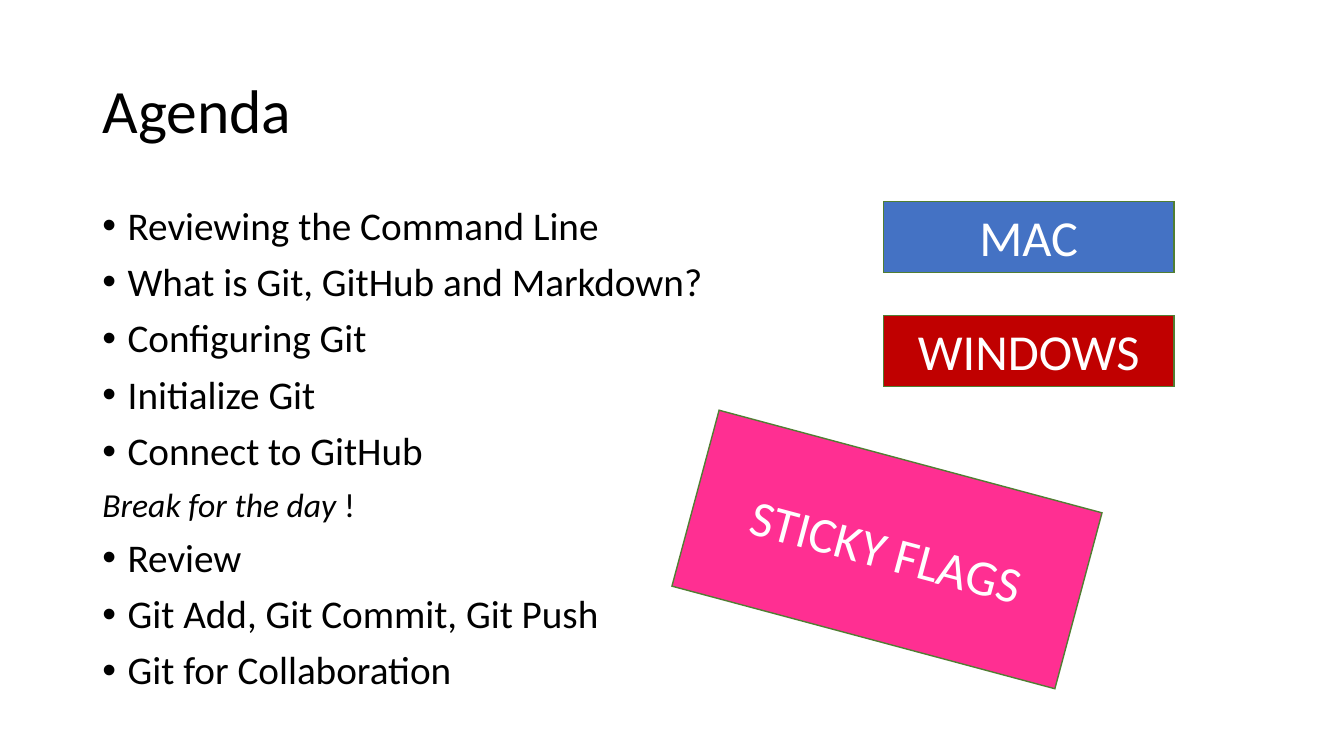
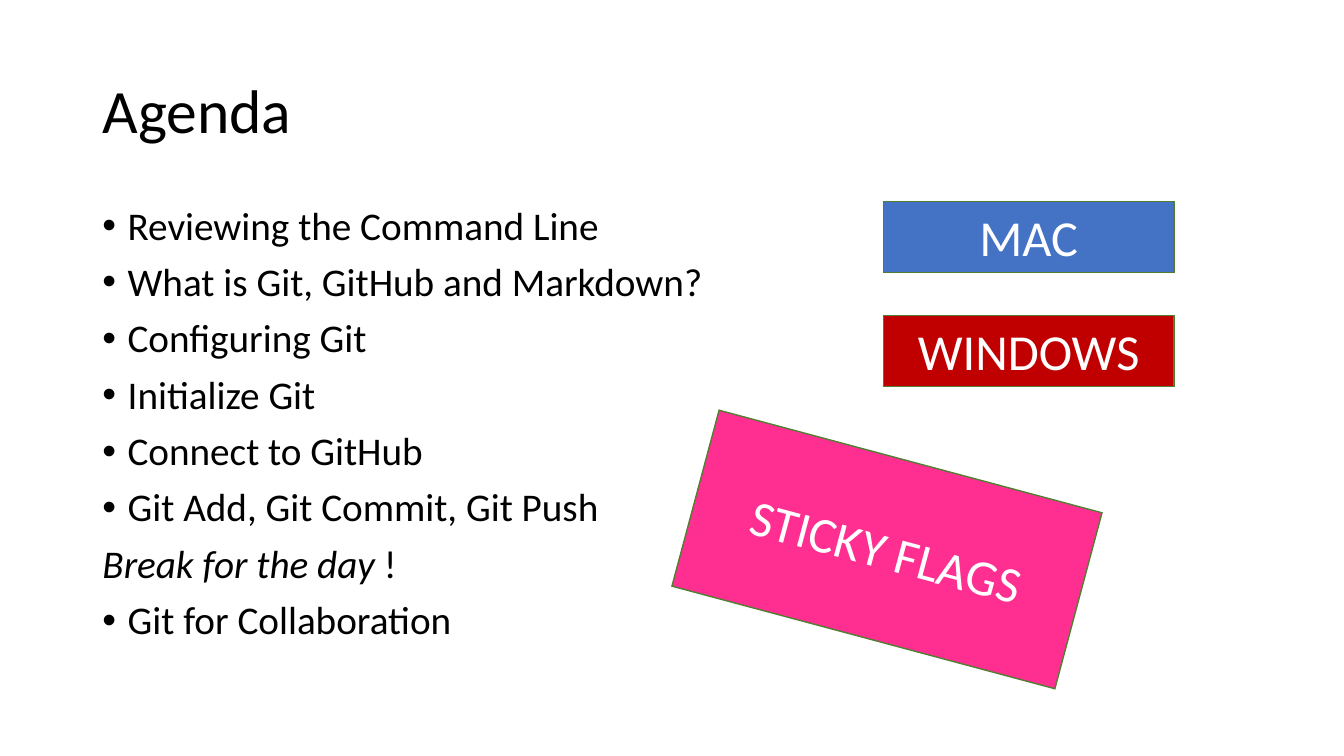
Before and after one commit to jojokarlin/Git_DRI_Jan_2017, a slide deck: slide 3 of GitPres.pptx. Drawn at 1344x756 pixels with LibreOffice and Linux fonts; fonts in the diff are those of the drawing. Boxes give left, top, right and bottom in pixels: in the first picture for what was removed or moved away, otherwise in the second. Text is boxed around its words. In the diff, an @@ line names an element or a change of style, - is before the commit and + after.

Commit message:
added a git pptx from a past workshop

```diff
--- a/GitPres.pptx
+++ b/GitPres.pptx
@@ text at (128,493,599,526): paragraph added @@
+• Git Add, Git Commit, Git Push
@@ text at (102,550,375,585): size 24 to 28 pt in "Break for the day !" @@
@@ text at (128,545,599,633): paragraphs removed @@
-• Review
-• Git Add, Git Commit, Git Push
```
Also in this commit, not shown: 1 other file.
